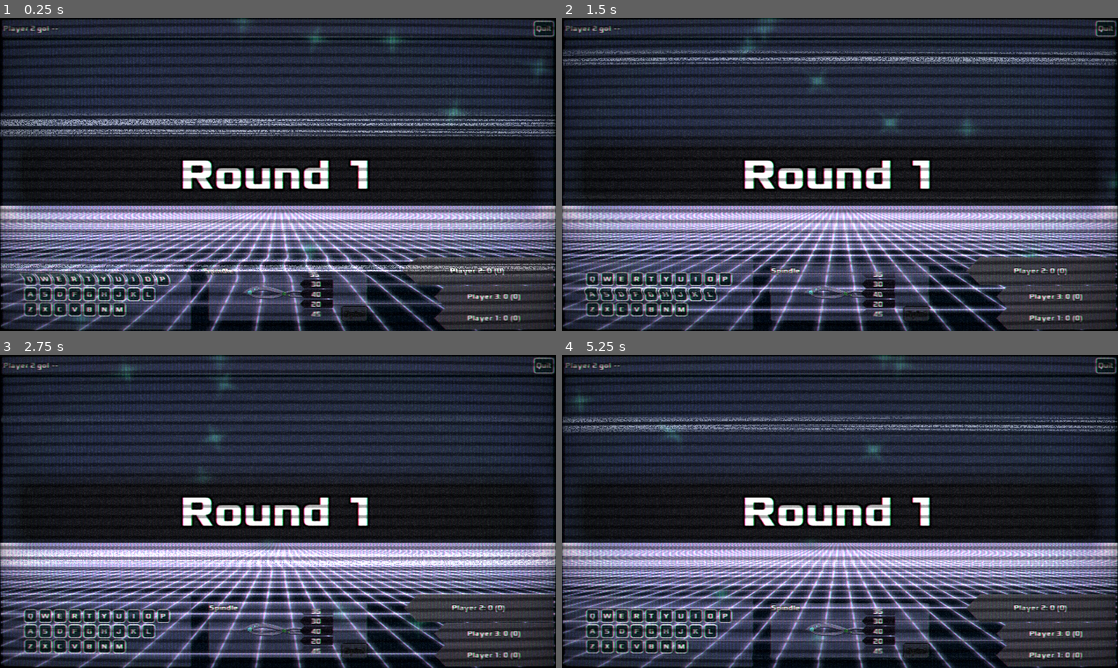
Above: before the commit, frames 1-4 (two rows, left to right).
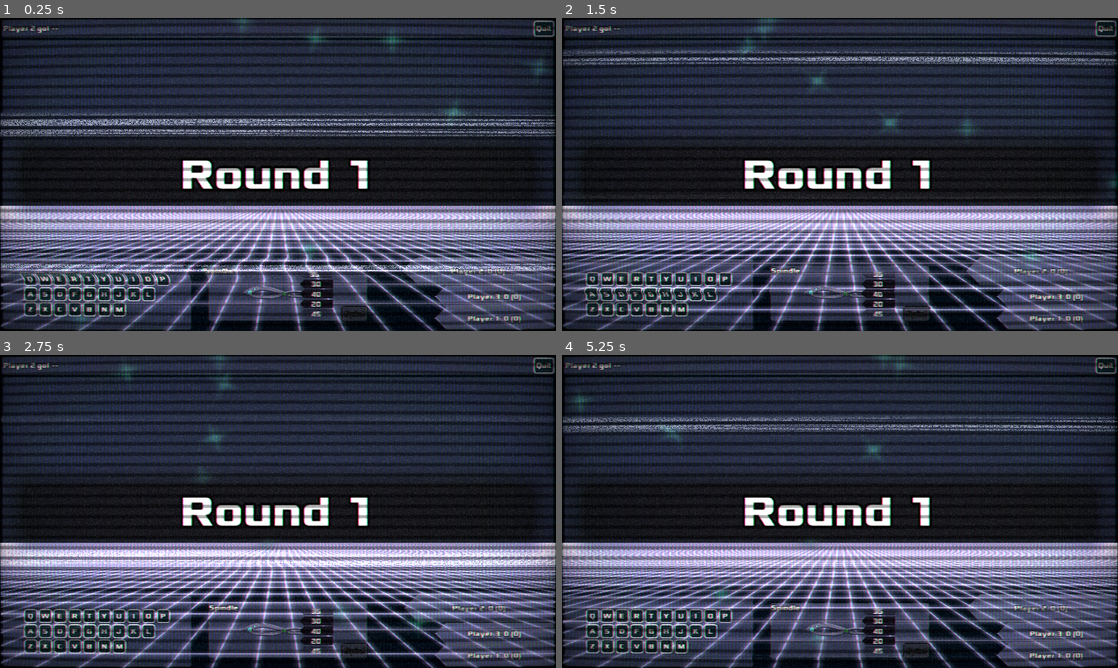
Above: after the commit, the same moments.

Repository: zacryol/spindle-of-serendipity
Game: Godot game, scene res://game/GamePanel.tscn
Same seed, same stepped clock (60 frames per second), same inputs: the game is played once before the commit and once after it. This scene is started directly instead of the project's main scene.
Inputs:
- Up to frame 1 (0.25 s): no input
- Up to frame 2 (1.5 s): tap Enter at 0.5 s; tap Backspace at 0.6 s; hold A from 1.28 s (still down); tap Z at 1.35 s
- Up to frame 3 (2.75 s): release A at 2.03 s; tap Backspace at 2.1 s
- Up to frame 4 (5.25 s): tap Z at 2.85, 4.35 s; hold A from 3.53 s (still down); tap Backspace at 3.6, 5.1 s

The runs differ from the first frame. In frame 1, 4.4% of the frame differs, in the area x 72-100%, y 76-100%; in frame 2, 4.3%; in frame 3, 4.2%; in frame 4, 4.4%.
Error in both runs: Division By Zero in operator '%'. (res://system/singletons/EntryManager.gd:103)

Commit message:
changed theme on players panel to more match main theme

Diff:
--- a/godot/game/components/PlayersPanel.tscn
+++ b/godot/game/components/PlayersPanel.tscn
@@ -4,18 +4,17 @@
 [ext_resource path="res://game/components/PlayersPanel.gd" type="Script" id=2]
 
 [sub_resource type="StyleBoxFlat" id=1]
-bg_color = Color( 0.235294, 0.227451, 0.294118, 1 )
+bg_color = Color( 0.572549, 0.556863, 1, 0.392157 )
 border_width_left = 3
 border_width_top = 3
-border_width_right = 3
-border_width_bottom = 3
-border_color = Color( 0.298039, 0.286275, 0.341176, 1 )
+border_width_right = 2
+border_width_bottom = 2
+border_color = Color( 1, 1, 1, 0.215686 )
 border_blend = true
-corner_radius_top_left = 50
-corner_radius_bottom_left = 50
+corner_radius_top_left = 30
+corner_radius_bottom_left = 30
 corner_detail = 1
-shadow_color = Color( 0.313726, 0.294118, 0.45098, 0.6 )
-shadow_size = 1
+shadow_color = Color( 0, 0, 0, 0 )
 
 [sub_resource type="Theme" id=2]
 PanelContainer/styles/panel = SubResource( 1 )
